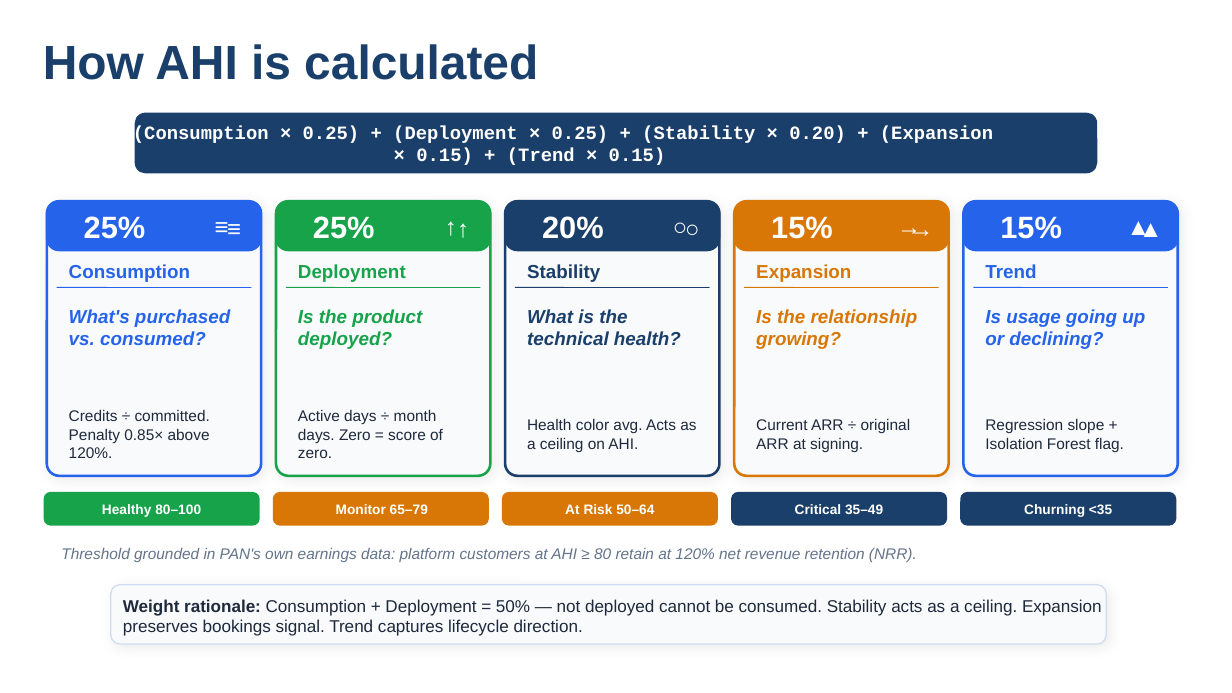
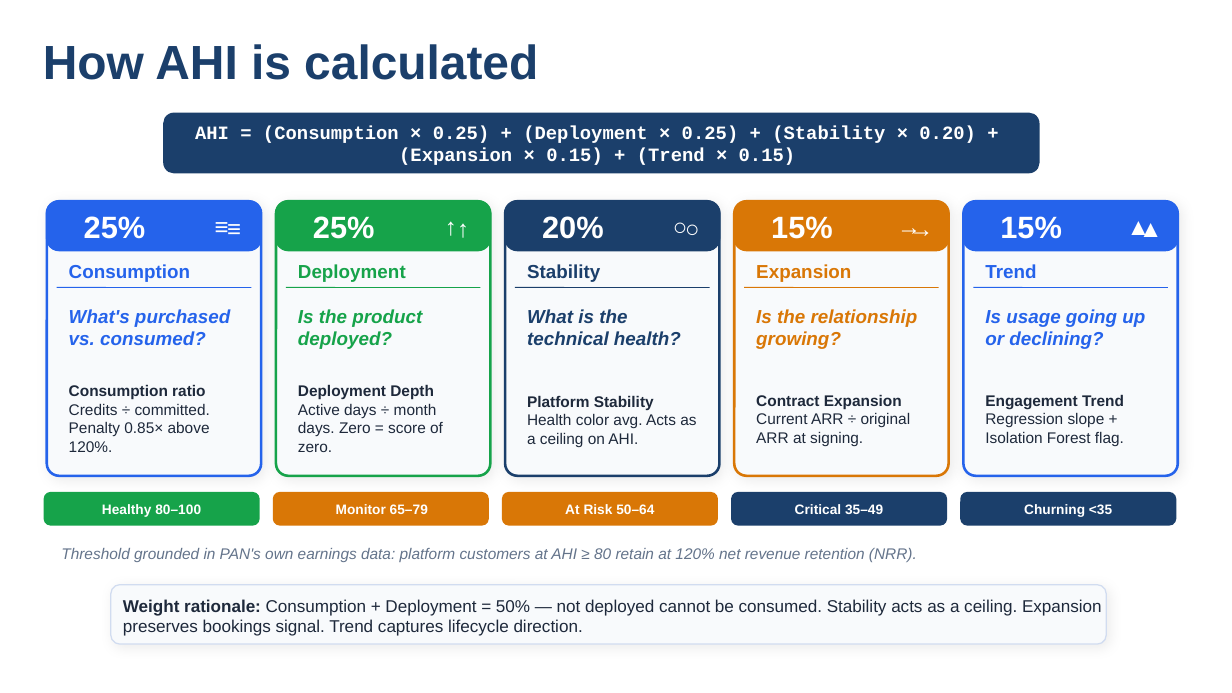
Before and after one commit to anumeharai21090-rgb/pan-ahi-casestudy, a slide deck: slide 4 of docs/AHI_Final_Pitch.pptx. Drawn at 1232x693 pixels with LibreOffice and Linux fonts; fonts in the diff are those of the drawing. Boxes give left, top, right and bottom in pixels: in the first picture for what was removed or moved away, otherwise in the second. Text is boxed around its words. In the diff, an @@ line names an element or a change of style, - is before the commit and + after.

```diff
--- a/docs/AHI_Final_Pitch.pptx
+++ b/docs/AHI_Final_Pitch.pptx
@@ text "AHI = (Consumption × 0.25) ..." rewrapped from (133,126,993,165) to (195,126,976,165) @@
@@ rounded rectangle: place and size @@
-rounded rectangle at (136,113,1096,172)
+rounded rectangle at (164,113,1039,172)
@@ text at (69,384,205,400): paragraph added @@
+Consumption ratio
@@ text at (298,384,434,400): paragraph added @@
+Deployment Depth
@@ text at (527,395,654,410): paragraph added @@
+Platform Stability
@@ text at (756,394,911,446): text changed @@
-Current ARR ÷ original ARR at signing.
+Contract Expansion Current ARR ÷ original ARR at signing.
@@ text at (985,394,1124,446): text changed @@
-Regression slope + Isolation Forest flag.
+Engagement Trend Regression slope + Isolation Forest flag.
```
Also in this commit, not shown: 10 other slides changed, 2 slides added, 1 slide removed.
